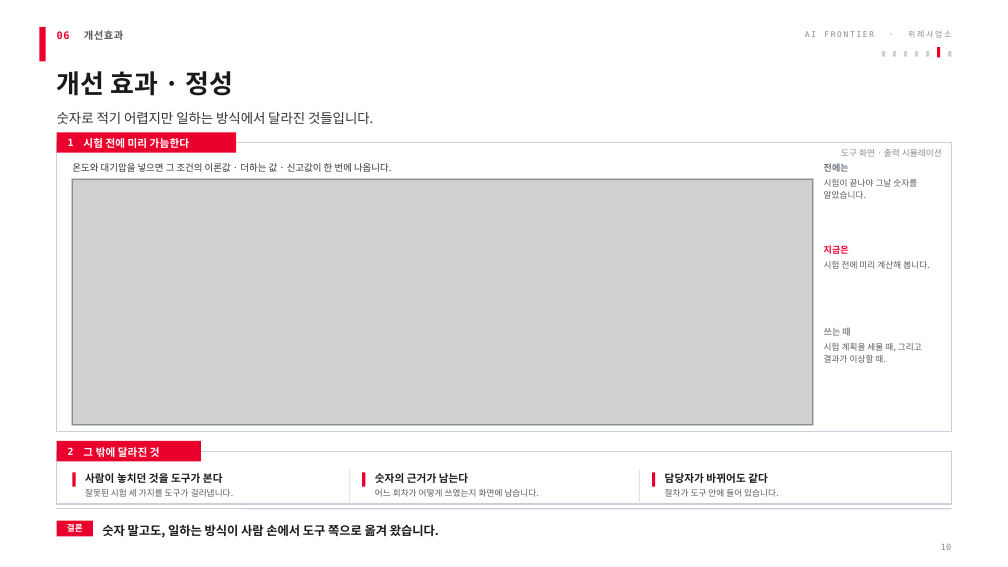
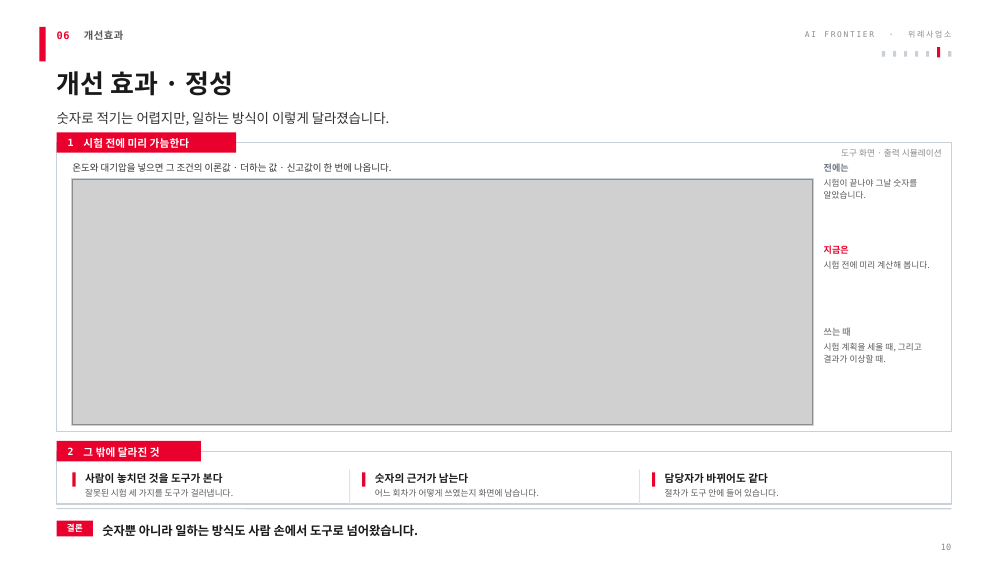
Before and after one commit to jooh-ai/Narae-AI, a slide deck: slide 10 of docs/ppt/위례_공급가능용량_최종발표_v3.pptx. Drawn at 1008x567 pixels with LibreOffice and Linux fonts; fonts in the diff are those of the drawing; grey boxes stand for pictures. Boxes give left, top, right and bottom in pixels: in the first picture for what was removed or moved away, otherwise in the second. Text is boxed around its words. In the diff, an @@ line names an element or a change of style, - is before the commit and + after.

```diff
--- a/docs/ppt/위례_공급가능용량_최종발표_v3.pptx
+++ b/docs/ppt/위례_공급가능용량_최종발표_v3.pptx
@@ text at [57,112,389,126]: text changed @@
-숫자로 적기 어렵지만 일하는 방식에서 달라진 것들입니다.
+숫자로 적기는 어렵지만, 일하는 방식이 이렇게 달라졌습니다.
@@ text at [102,524,418,536]: text changed @@
-숫자 말고도, 일하는 방식이 사람 손에서 도구 쪽으로 옮겨 왔습니다.
+숫자뿐 아니라 일하는 방식도 사람 손에서 도구로 넘어왔습니다.
```
Also in this commit, not shown: 10 other slides changed, 27 other files.
